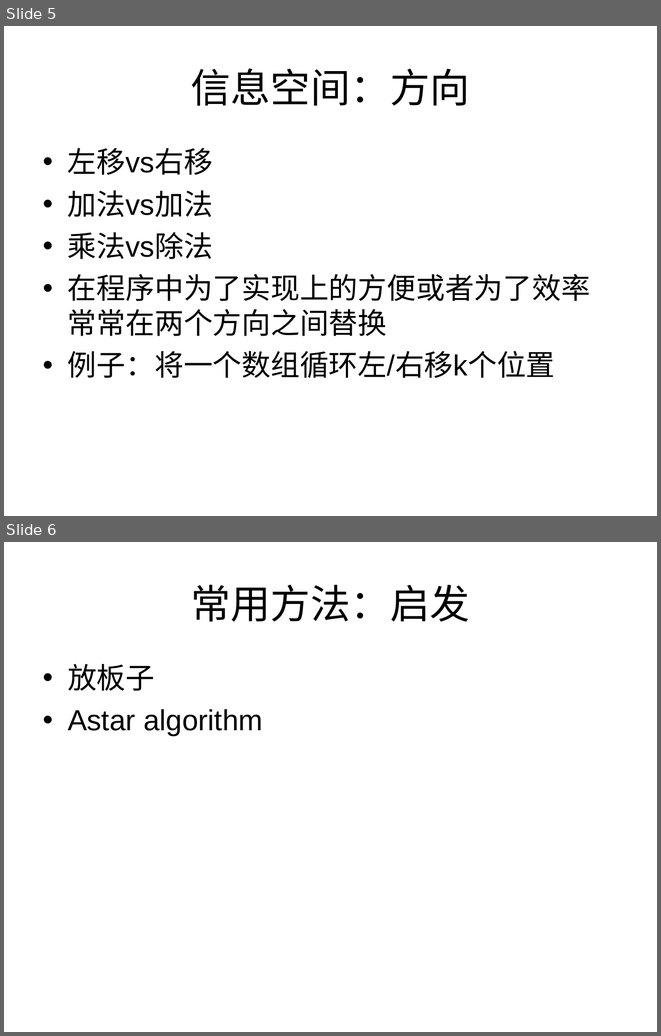
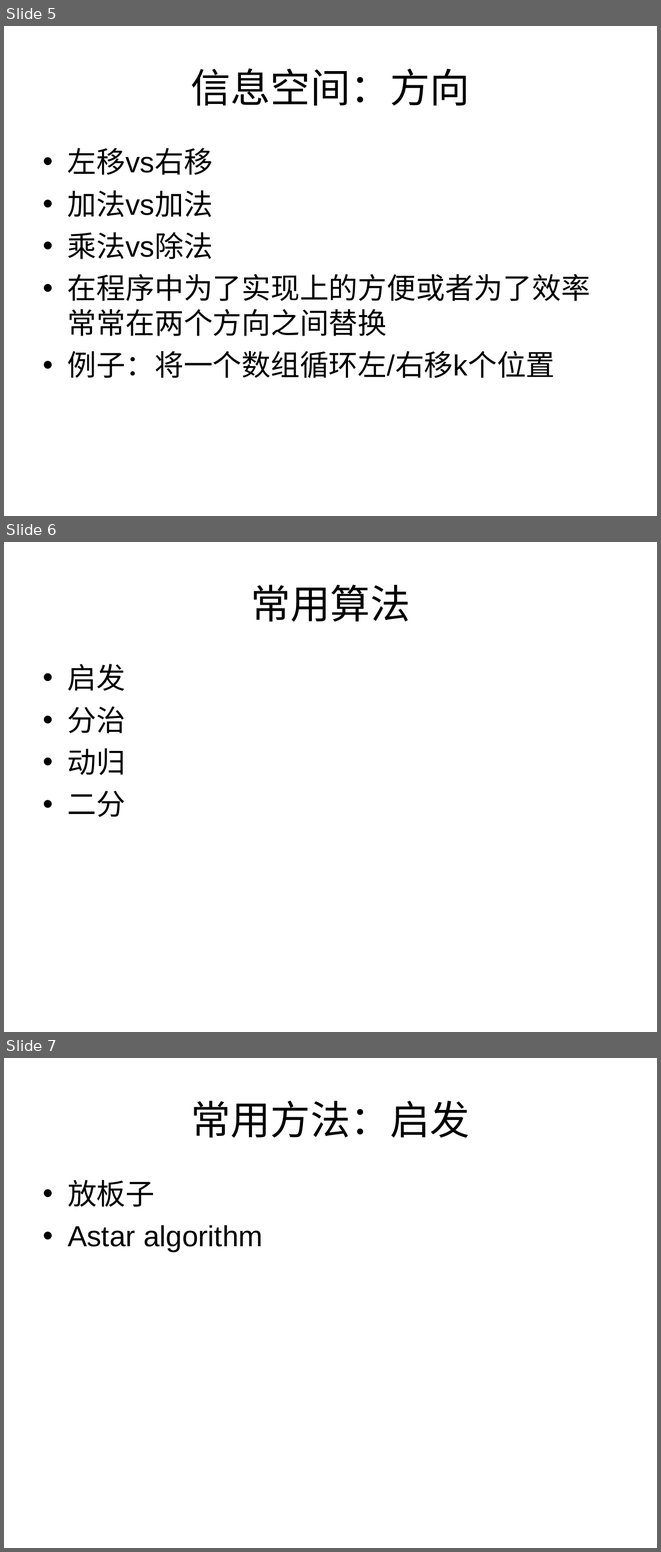
Before and after one commit to houjingbiao/leetcode, a slide deck: solutions/00conclusion.ppt. Shown one above the other, each under a label of ours: slides 5 and 6 before the commit, slides 5, 6 and 7 after it. The pictures are 661x1036 and 661x1552 pixels, drawn with LibreOffice and Linux fonts; fonts in the diff are those of the drawing. Boxes give left, top, right and bottom in pixels: in the first picture for what was removed or moved away, otherwise in the second. Text is boxed around its words. In the diff, an @@ line names an element or a change of style, - is before the commit and + after.

```diff
--- a/solutions/00conclusion.ppt
+++ b/solutions/00conclusion.ppt
@@ slide 6 added at (4, 542, 657, 1032), background #FFFFFF @@
@@ title added at (250, 584, 410, 622), 44 pt, text #000000 @@
+常用算法
@@ text added at (68, 664, 126, 817), 32 pt, text #000000 @@
+• 启发
+• 分治
+• 动归
+• 二分
@@ what was slide 6 is now slide 7 @@
```
Also in this commit, not shown: 4 slides changed, 1 other slide added, 4 slides removed.
